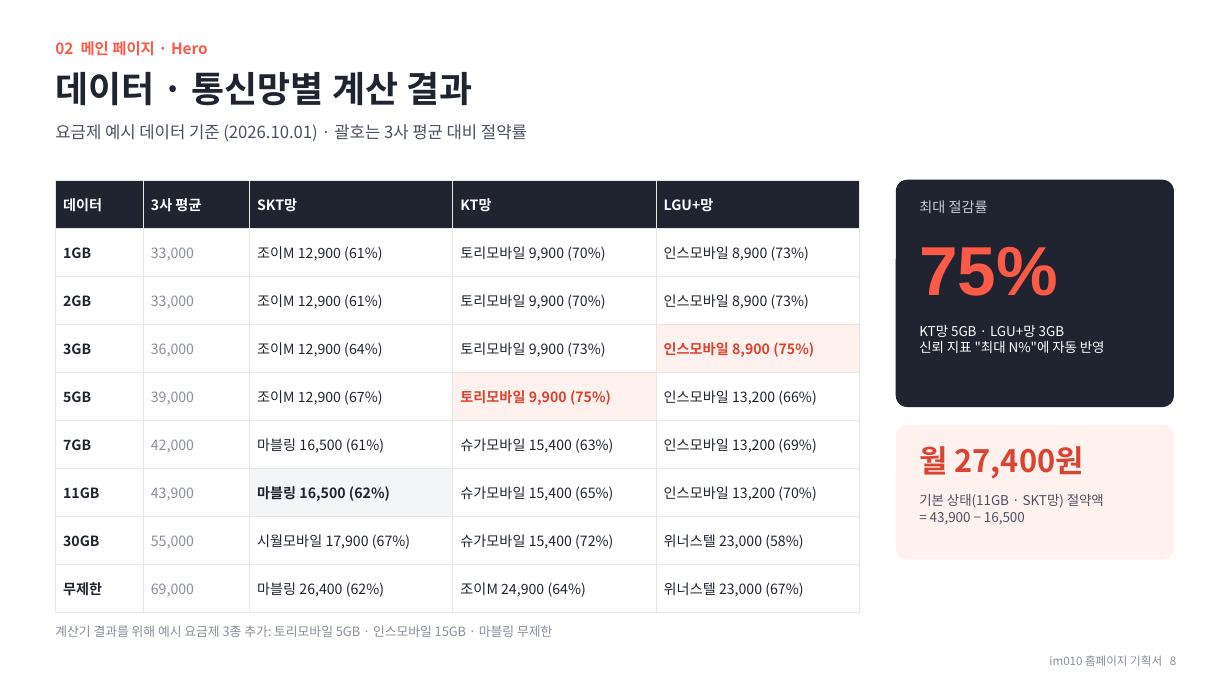
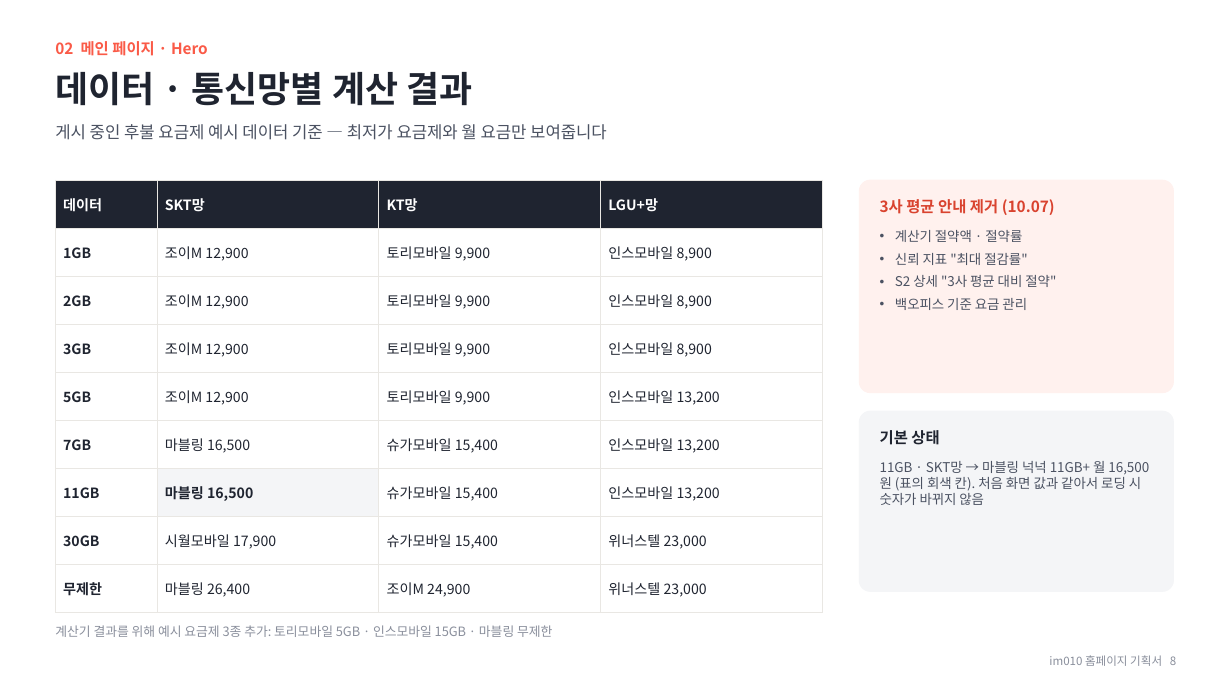
Before and after one commit to chlee-oss/im010, a slide deck: slide 8 of im010_기획서.pptx. Drawn at 1232x693 pixels with LibreOffice and Linux fonts; fonts in the diff are those of the drawing. Boxes give left, top, right and bottom in pixels: in the first picture for what was removed or moved away, otherwise in the second. Text is boxed around its words. In the diff, an @@ line names an element or a change of style, - is before the commit and + after.

```diff
--- a/im010_기획서.pptx
+++ b/im010_기획서.pptx
@@ text at [55,124,607,140]: text changed @@
-요금제 예시 데이터 기준 (2026.10.01) · 괄호는 3사 평균 대비 절약률
+게시 중인 후불 요금제 예시 데이터 기준 — 최저가 요금제와 월 요금만 보여줍니다
@@ table at [55,180,823,601] @@
-column 2: 3사 평균 | 33,000 | 33,000 | 36,000 | 39,000 | 42,000 | 43,900 | 55,000 | 69,000
-column 3: SKT망 | 조이M 12,900 (61%) | 조이M 12,900 (61%) | 조이M 12,900 (64%) | 조이M 12,900 (67%) | 마블링 16,500 (61%) | 마블링 16,500 (62%) | 시월모바일 17,900 (67%) | 마블링 26,400 (62%)
-column 4: KT망 | 토리모바일 9,900 (70%) | 토리모바일 9,900 (70%) | 토리모바일 9,900 (73%) | 토리모바일 9,900 (75%) | 슈가모바일 15,400 (63%) | 슈가모바일 15,400 (65%) | 슈가모바일 15,400 (72%) | 조이M 24,900 (64%)
-column 5: LGU+망 | 인스모바일 8,900 (73%) | 인스모바일 8,900 (73%) | 인스모바일 8,900 (75%) | 인스모바일 13,200 (66%) | 인스모바일 13,200 (69%) | 인스모바일 13,200 (70%) | 위너스텔 23,000 (58%) | 위너스텔 23,000 (67%)
+column 2: SKT망 | 조이M 12,900 | 조이M 12,900 | 조이M 12,900 | 조이M 12,900 | 마블링 16,500 | 마블링 16,500 | 시월모바일 17,900 | 마블링 26,400
+column 3: KT망 | 토리모바일 9,900 | 토리모바일 9,900 | 토리모바일 9,900 | 토리모바일 9,900 | 슈가모바일 15,400 | 슈가모바일 15,400 | 슈가모바일 15,400 | 조이M 24,900
+column 4: LGU+망 | 인스모바일 8,900 | 인스모바일 8,900 | 인스모바일 8,900 | 인스모바일 13,200 | 인스모바일 13,200 | 인스모바일 13,200 | 위너스텔 23,000 | 위너스텔 23,000
@@ table: place and size @@
-table at [55,180,860,601]
+table at [55,180,823,601]
@@ rounded rectangle: place and size @@
-rounded rectangle at [897,180,1174,407]
+rounded rectangle at [860,180,1174,393]
@@ rounded rectangle at [860,180,1174,393]: fill #1F2430 to #FFF1EE; outline #1F2430 0.75 pt to #FFF1EE 0.75 pt; proportions changed @@
@@ text at [880,199,1055,215]: text changed; size 11 to 12 pt; text colour #C6CBD6 to #D9432F; bold on @@
-최대 절감률
+3사 평균 안내 제거 (10.07)
@@ text at [895,230,1056,310]: text changed; size 54 to 10.5 pt; font Arial to Noto Sans CJK KR; text colour #FA5A47 to #4B5262; bold off @@
-75%
+• 계산기 절약액 · 절약률
+• 신뢰 지표 "최대 절감률"
+• S2 상세 "3사 평균 대비 절약"
+• 백오피스 기준 요금 관리
@@ text removed at [919,325,1105,353] @@
-KT망 5GB · LGU+망 3GB
-신뢰 지표 "최대 N%"에 자동 반영
@@ rounded rectangle: place and size @@
-rounded rectangle at [897,425,1174,559]
+rounded rectangle at [860,411,1174,592]
@@ rounded rectangle at [860,411,1174,592]: fill #FFF1EE to #F4F5F7; outline #FFF1EE 0.75 pt to #F4F5F7 0.75 pt; proportions changed @@
@@ text at [880,430,939,445]: text changed; size 10.5 to 12 pt; text colour #4B5262 to #1F2430; bold on @@
-기본 상태(11GB · SKT망) 절약액
-= 43,900 − 16,500
+기본 상태
@@ text at [880,461,1149,505]: text changed; size 24 to 10.5 pt; text colour #D9432F to #4B5262; bold off @@
-월 27,400원
+11GB · SKT망 → 마블링 넉넉 11GB+ 월 16,500원 (표의 회색 칸). 처음 화면 값과 같아서 로딩 시 숫자가 바뀌지 않음
```
Also in this commit, not shown: 24 other slides changed, 3 other files.
